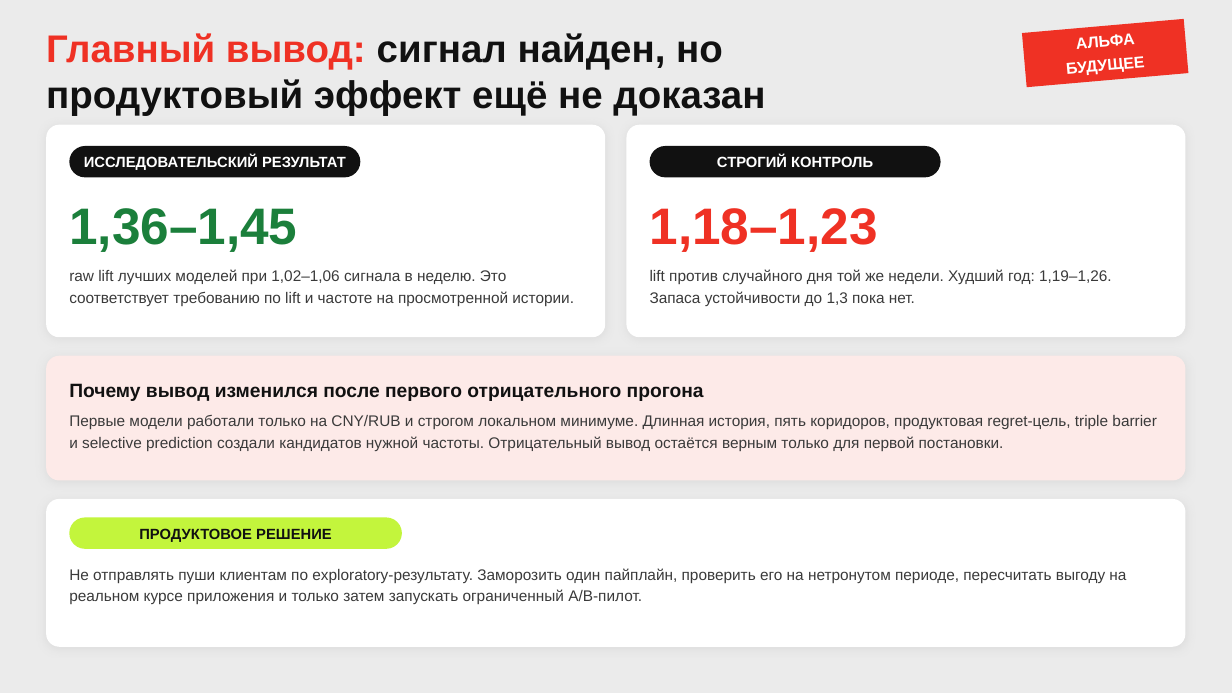
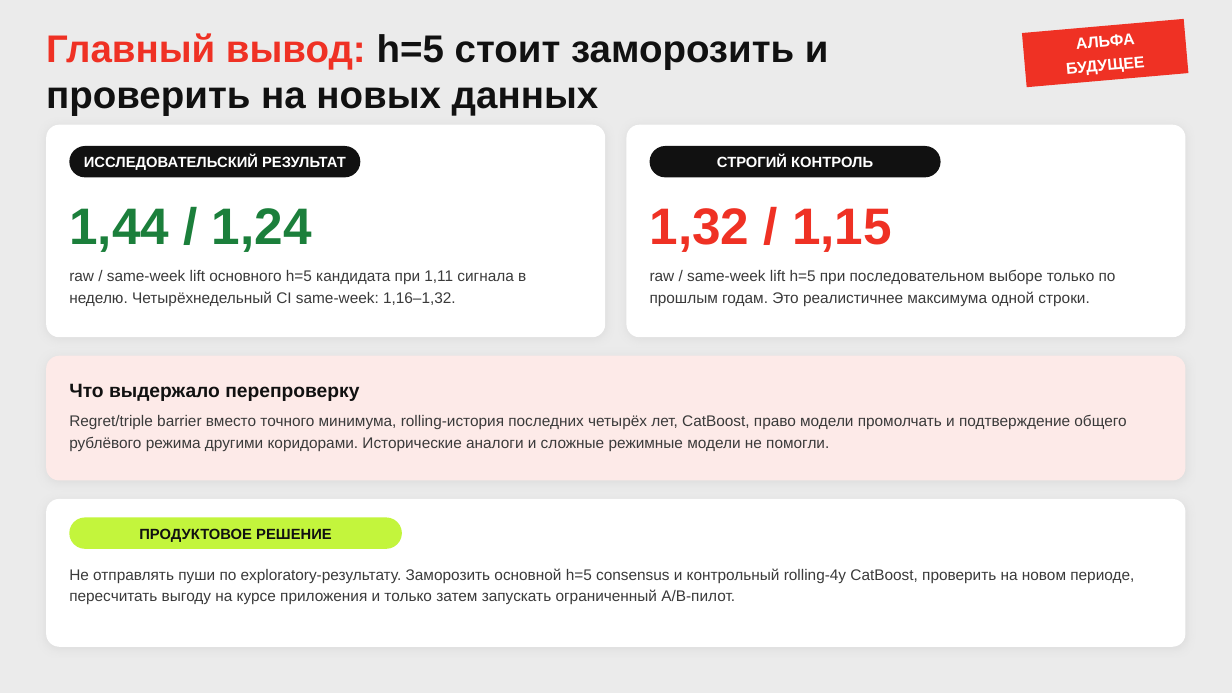
Before and after one commit to ne-olya/fx-pulse, a slide deck: slide 9 of docs/presentation/fx-pulse-interim.pptx. Drawn at 1232x693 pixels with LibreOffice and Linux fonts; fonts in the diff are those of the drawing. Boxes give left, top, right and bottom in pixels: in the first picture for what was removed or moved away, otherwise in the second. Text is boxed around its words. In the diff, an @@ line names an element or a change of style, - is before the commit and + after.

```diff
--- a/docs/presentation/fx-pulse-interim.pptx
+++ b/docs/presentation/fx-pulse-interim.pptx
@@ text at bbox=[46, 33, 829, 115]: text changed @@
-Главный вывод: сигнал найден, но продуктовый эффект ещё не доказан
+Главный вывод: h=5 стоит заморозить и проверить на новых данных
@@ text at bbox=[69, 208, 312, 252]: text changed @@
-1,36–1,45
+1,44 / 1,24
@@ text at bbox=[650, 208, 892, 252]: text changed @@
-1,18–1,23
+1,32 / 1,15
@@ text at bbox=[69, 270, 526, 306]: text changed @@
-raw lift лучших моделей при 1,02–1,06 сигнала в неделю. Это соответствует требованию по lift и частоте на просмотренной истории.
+raw / same-week lift основного h=5 кандидата при 1,11 сигнала в неделю. Четырёхнедельный CI same-week: 1,16–1,32.
@@ text at bbox=[650, 270, 1116, 306]: text changed @@
-lift против случайного дня той же недели. Худший год: 1,19–1,26. Запаса устойчивости до 1,3 пока нет.
+raw / same-week lift h=5 при последовательном выборе только по прошлым годам. Это реалистичнее максимума одной строки.
@@ text at bbox=[69, 383, 359, 401]: text changed @@
-Почему вывод изменился после первого отрицательного прогона
+Что выдержало перепроверку
@@ text at bbox=[69, 415, 1126, 451]: text changed @@
-Первые модели работали только на CNY/RUB и строгом локальном минимуме. Длинная история, пять коридоров, продуктовая regret-цель, triple barrier и selective prediction создали кандидатов нужной частоты. Отрицательный вывод остаётся верным только для первой постановки.
+Regret/triple barrier вместо точного минимума, rolling-история последних четырёх лет, CatBoost, право модели промолчать и подтверждение общего рублёвого режима другими коридорами. Исторические аналоги и сложные режимные модели не помогли.
@@ text at bbox=[69, 568, 1134, 604]: text changed @@
-Не отправлять пуши клиентам по exploratory-результату. Заморозить один пайплайн, проверить его на нетронутом периоде, пересчитать выгоду на реальном курсе приложения и только затем запускать ограниченный A/B-пилот.
+Не отправлять пуши по exploratory-результату. Заморозить основной h=5 consensus и контрольный rolling-4y CatBoost, проверить на новом периоде, пересчитать выгоду на курсе приложения и только затем запускать ограниченный A/B-пилот.
```
Also in this commit, not shown: 6 other slides changed, 15 other files.
